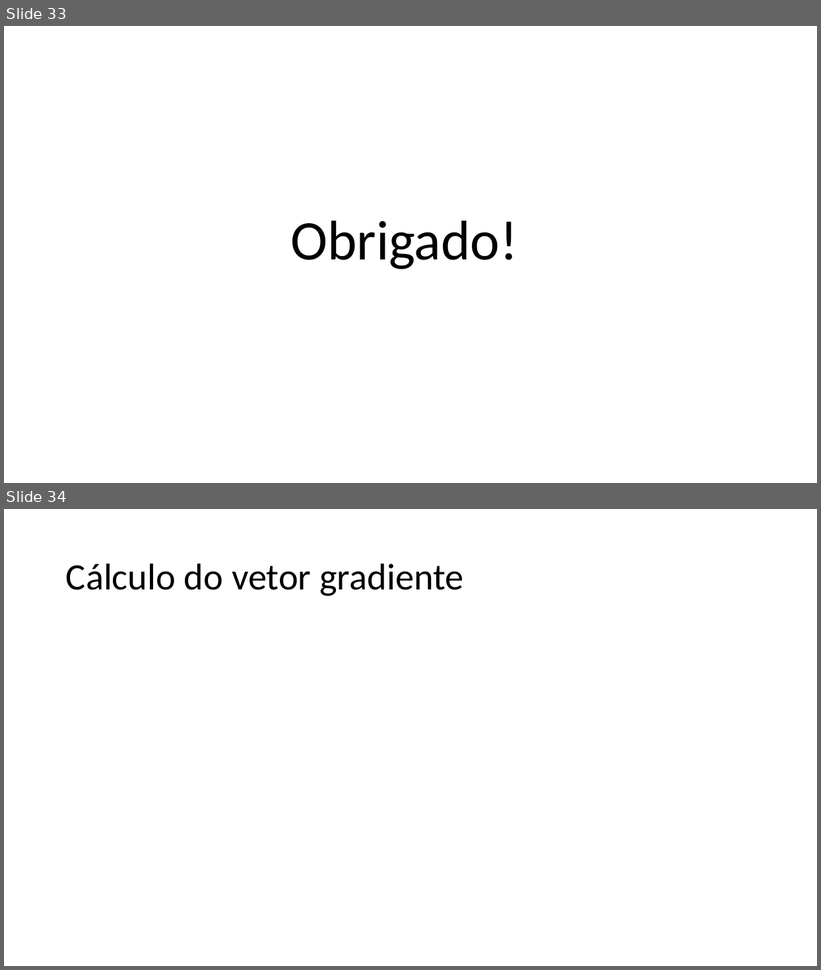
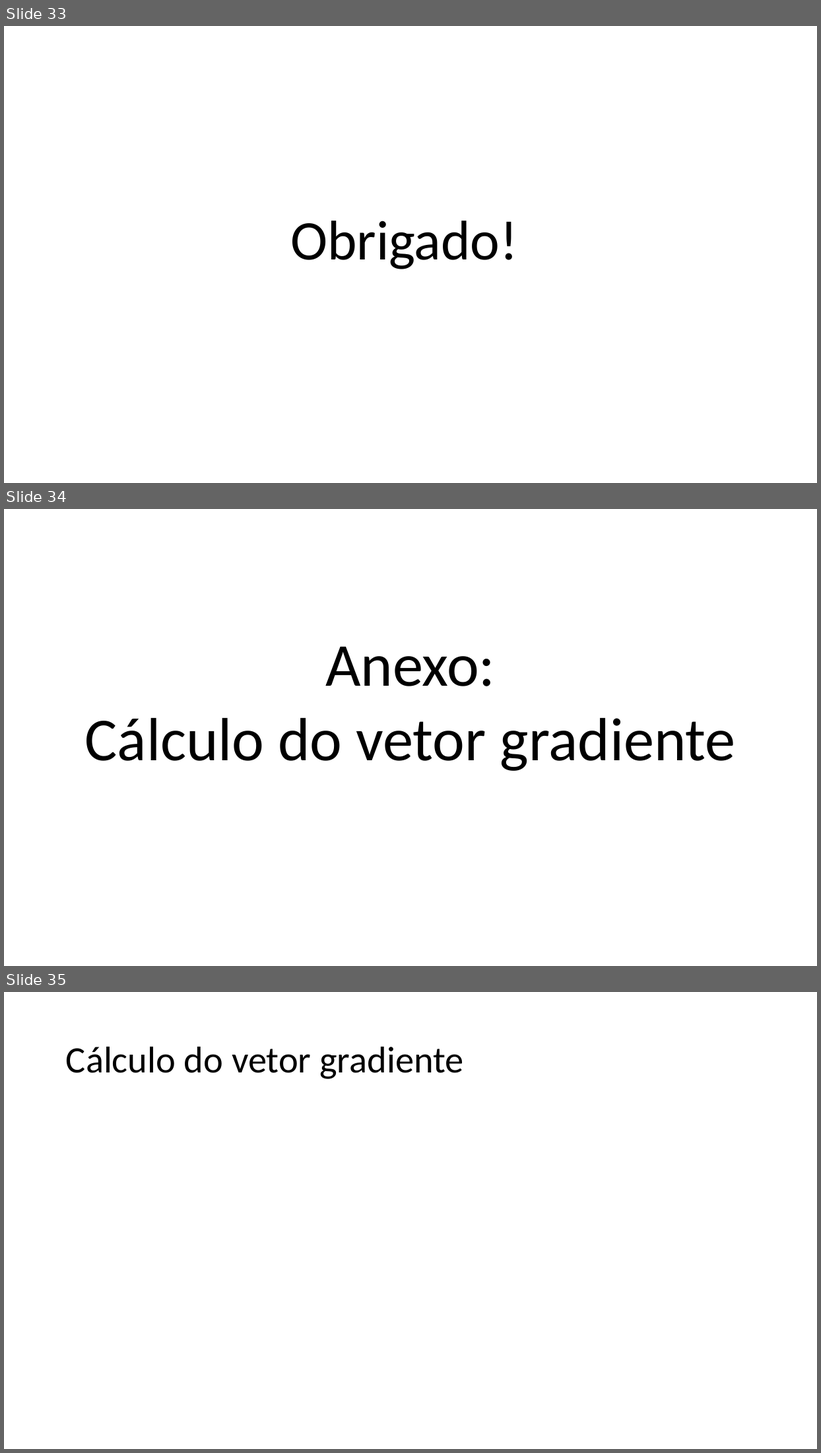
Before and after one commit to zz4fap/tp557-iot-ml, a slide deck: slides/TP557_6_Minimizando_o_erro.pptx. Shown one above the other, each under a label of ours: slides 33 and 34 before the commit, slides 33, 34 and 35 after it. The pictures are 821x970 and 821x1453 pixels, drawn with LibreOffice and Linux fonts; fonts in the diff are those of the drawing; grey boxes stand for pictures. Boxes give left, top, right and bottom in pixels: in the first picture for what was removed or moved away, otherwise in the second. Text is boxed around its words. In the diff, an @@ line names an element or a change of style, - is before the commit and + after.

Commit message:
update of slides

```diff
--- a/slides/TP557_6_Minimizando_o_erro.pptx
+++ b/slides/TP557_6_Minimizando_o_erro.pptx
@@ slide 34 added at bbox=[4, 509, 817, 966], background #FFFFFF @@
@@ text added at bbox=[85, 646, 736, 771], 72 pt, text #000000 @@
+Anexo:
+Cálculo do vetor gradiente
@@ what was slide 34 is now slide 35 @@
```
Also in this commit, not shown: 1 other slide added, 1 other file.
